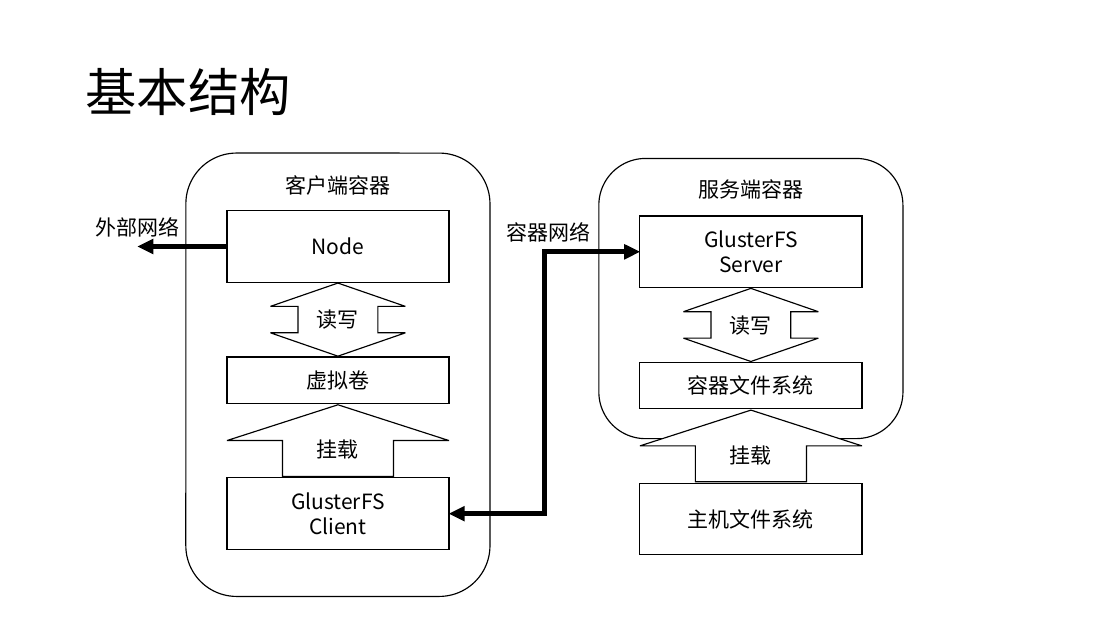
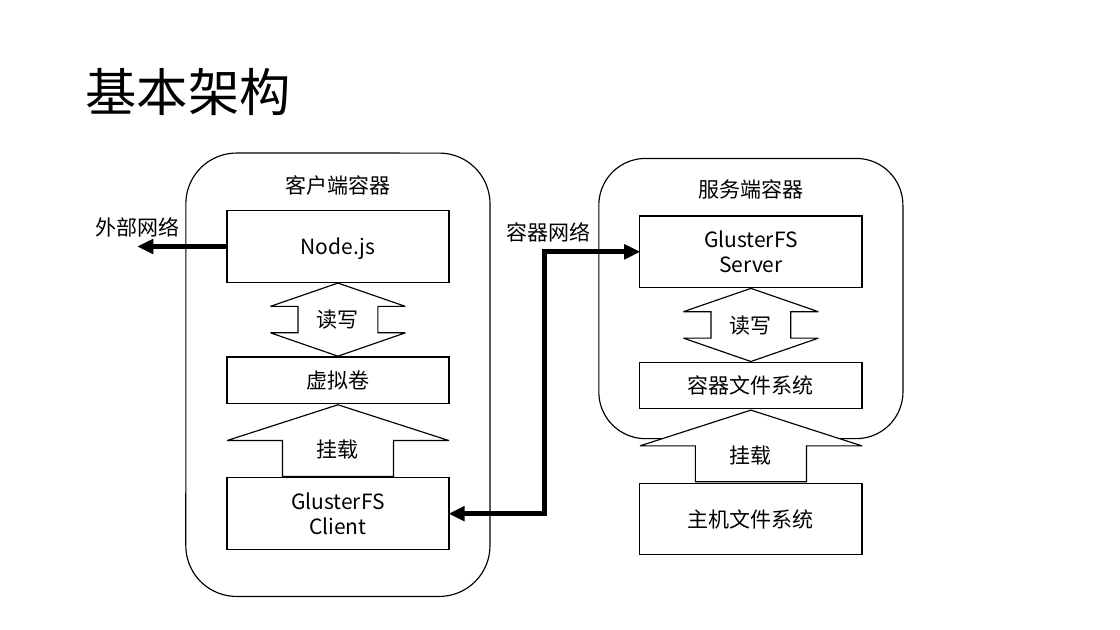
Before and after one commit to WuXiSTC/ArchievesCenter, a slide deck: slide 5 of 设计图.pptx. Drawn at 1120x630 pixels with LibreOffice and Linux fonts; fonts in the diff are those of the drawing. Boxes give left, top, right and bottom in pixels: in the first picture for what was removed or moved away, otherwise in the second. Text is boxed around its words. In the diff, an @@ line names an element or a change of style, - is before the commit and + after.

```diff
--- a/设计图.pptx
+++ b/设计图.pptx
@@ title at [85,68,290,115]: text changed @@
-基本结构
+基本架构
@@ text in rectangle at [301,237,376,259]: text changed @@
-Node
+Node.js
```
Also in this commit, not shown: 2 other slides changed, 4 slides added.
